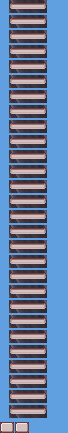
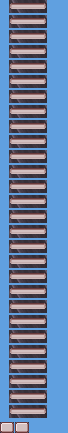
Revision of a layered (68, 433) image; what changed, layer by layer:
painted on "Transparency" over (9, 0, 47, 418)
